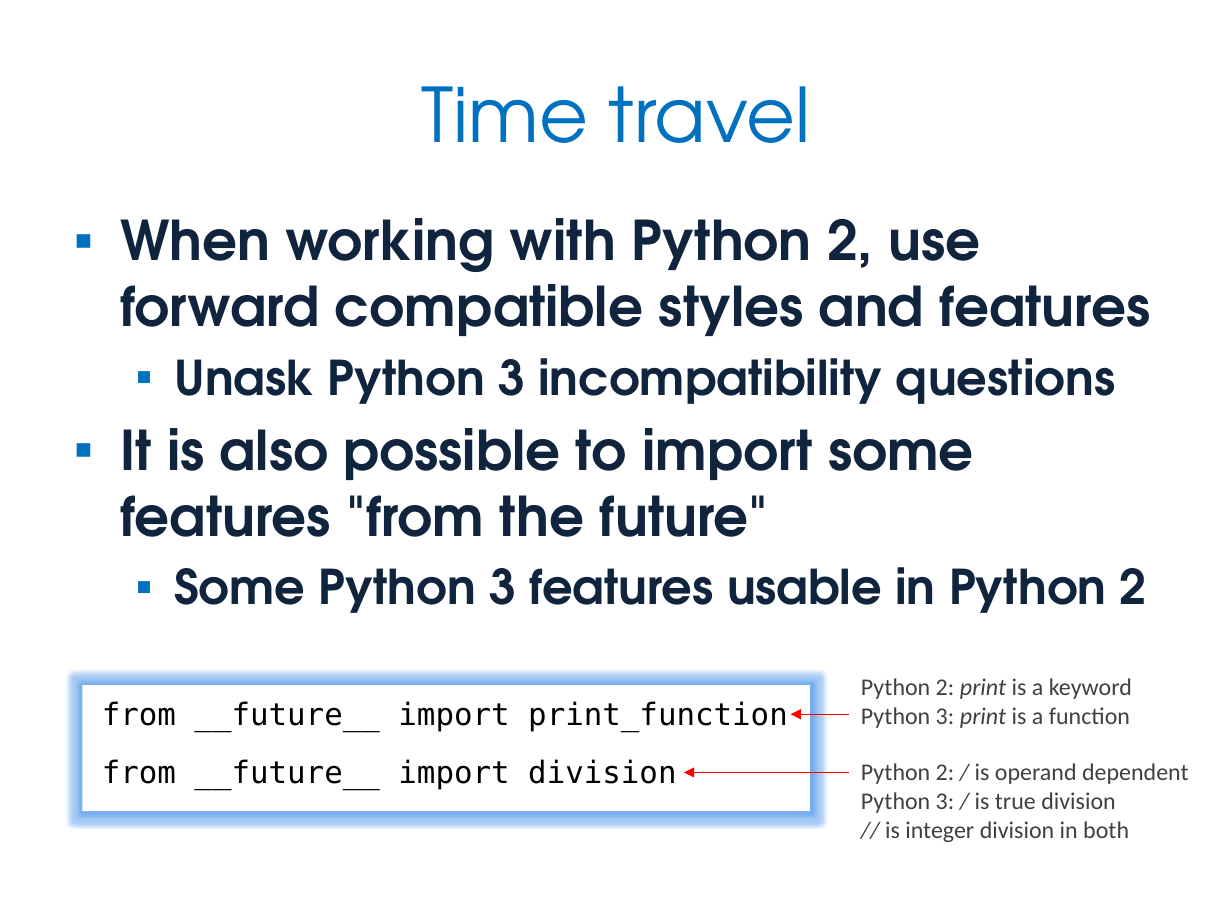
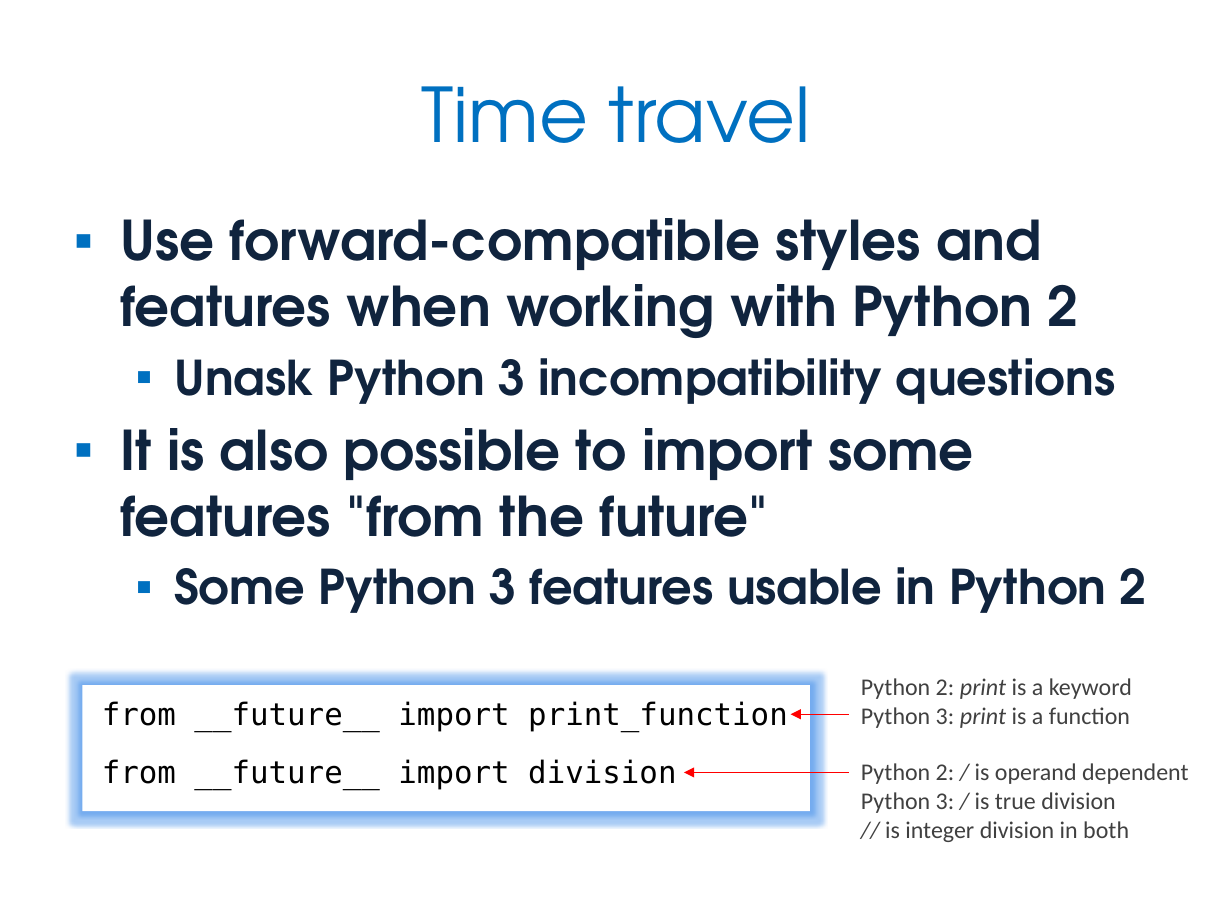
Before and after one commit to JonJagger/two-day-courses, a slide deck: slide 13 of pf/Python Foundation.pptx. Drawn at 1232x924 pixels with LibreOffice and Linux fonts; fonts in the diff are those of the drawing. Boxes give left, top, right and bottom in pixels: in the first picture for what was removed or moved away, otherwise in the second. Text is boxed around its words. In the diff, an @@ line names an element or a change of style, - is before the commit and + after.

Commit message:
Updates from Kevlin: Some minor wording changes and code clarifications. Added a Useful Links slide at the end of History, Style & Culture. Added a slide to illustrate comprehension version of filter examples in Iteration. Slides removed from end of Classes & Objects (for advanced course)

```diff
--- a/pf/Python Foundation.pptx
+++ b/pf/Python Foundation.pptx
@@ text at [120, 218, 1079, 338]: text changed @@
-▪ When working with Python 2, use forward compatible styles and features
+▪ Use forward-compatible styles and features when working with Python 2
```
Also in this commit, not shown: 10 other slides changed, 2 slides added, 4 slides removed, 1 other file.
